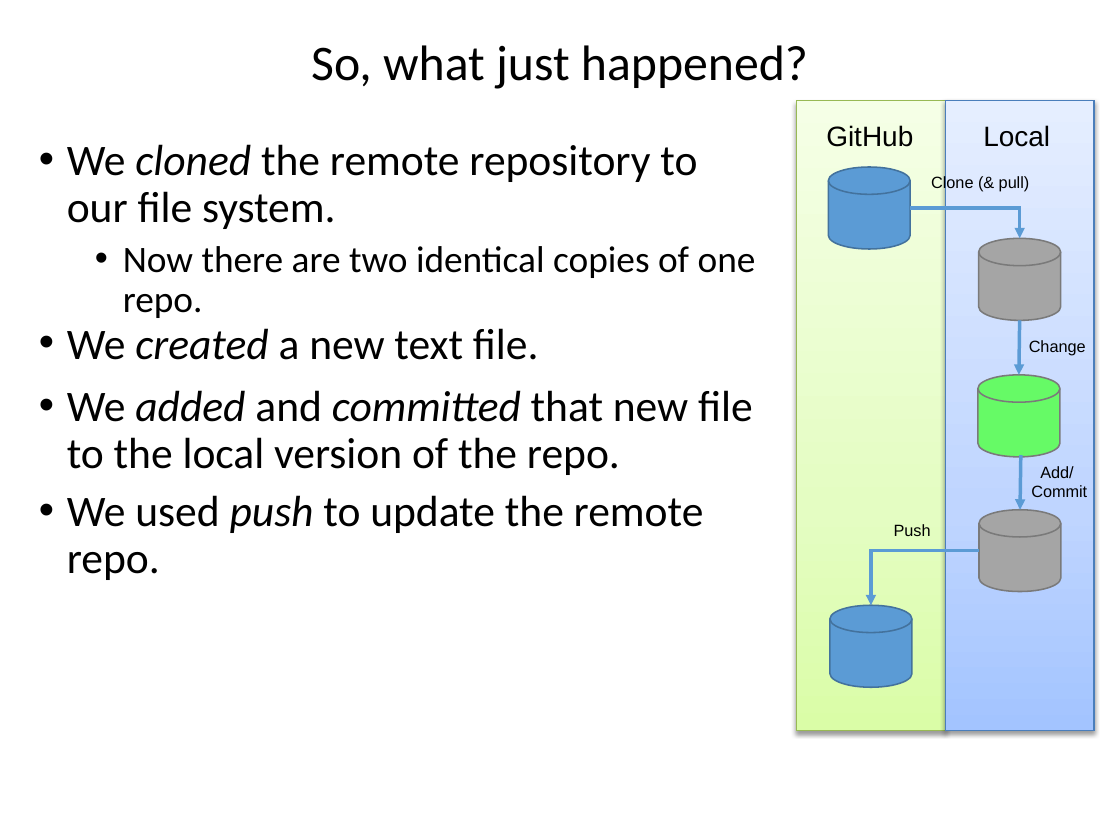
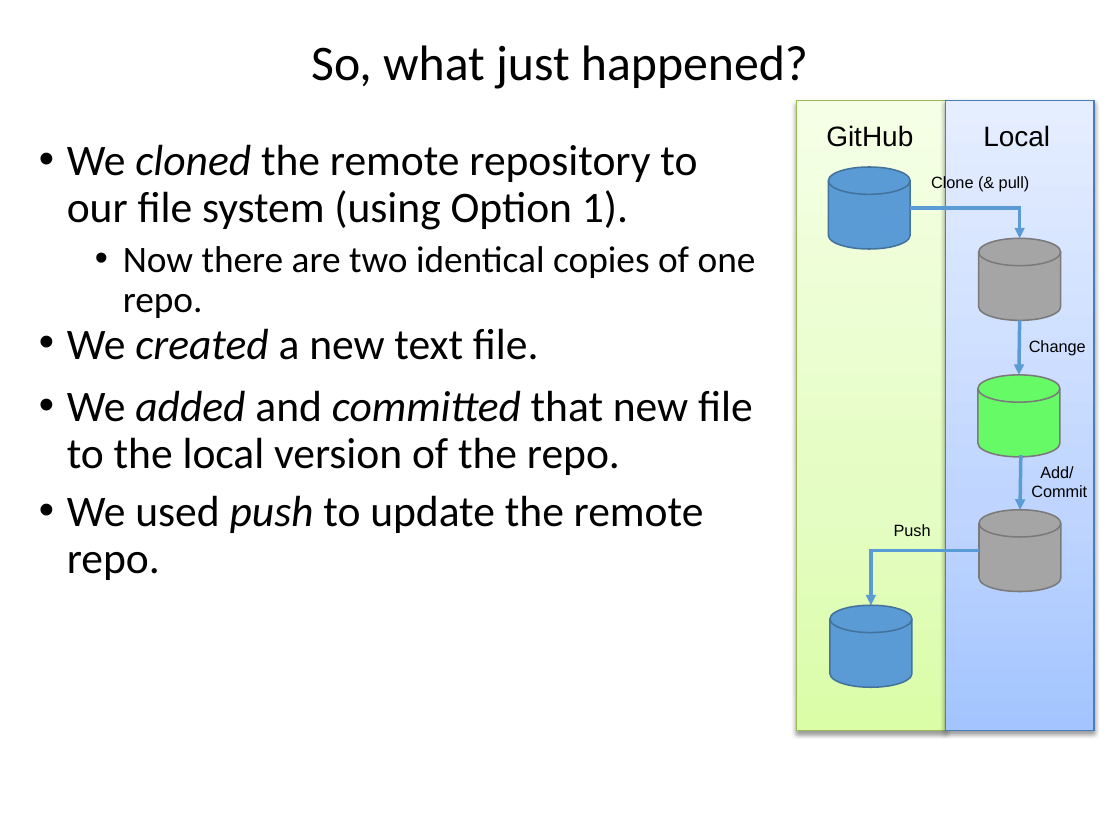
Before and after one commit to ncasuk/ncas-isc, a slide deck: slide 24 of version_control/presentations/01_git_intro.pptx (slide 23 before the commit). Drawn at 1120x840 pixels with LibreOffice and Linux fonts; fonts in the diff are those of the drawing; background and template pictures are left out. Boxes give left, top, right and bottom in pixels: in the first picture for what was removed or moved away, otherwise in the second. Text is boxed around its words. In the diff, an @@ line names an element or a change of style, - is before the commit and + after.

```diff
--- a/version_control/presentations/01_git_intro.pptx
+++ b/version_control/presentations/01_git_intro.pptx
@@ text at (67,144,697,230): text changed @@
-• We cloned the remote repository to our file system.
+• We cloned the remote repository to our file system (using Option 1).
```
Also in this commit, not shown: 18 other slides changed, 1 slide added, 4 other files.
